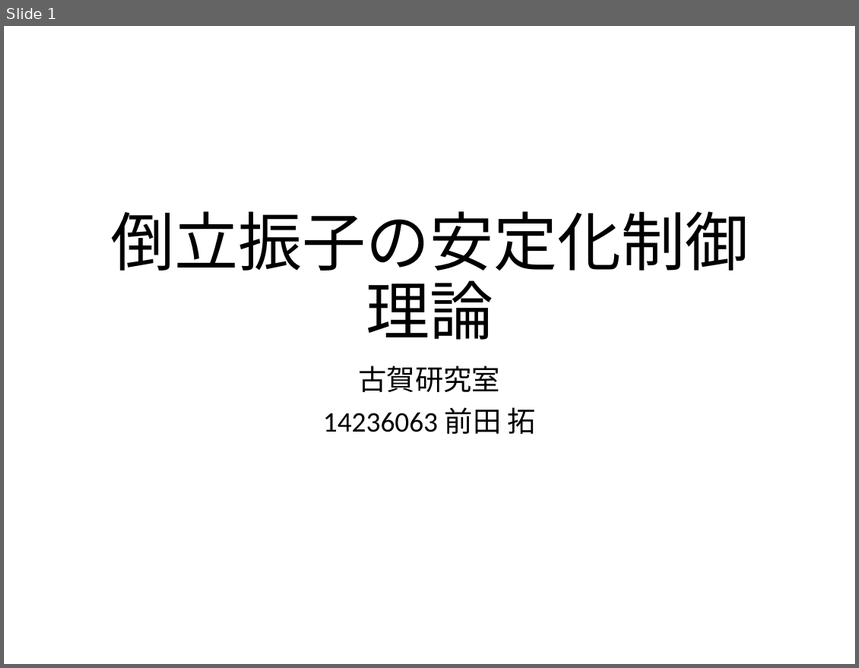
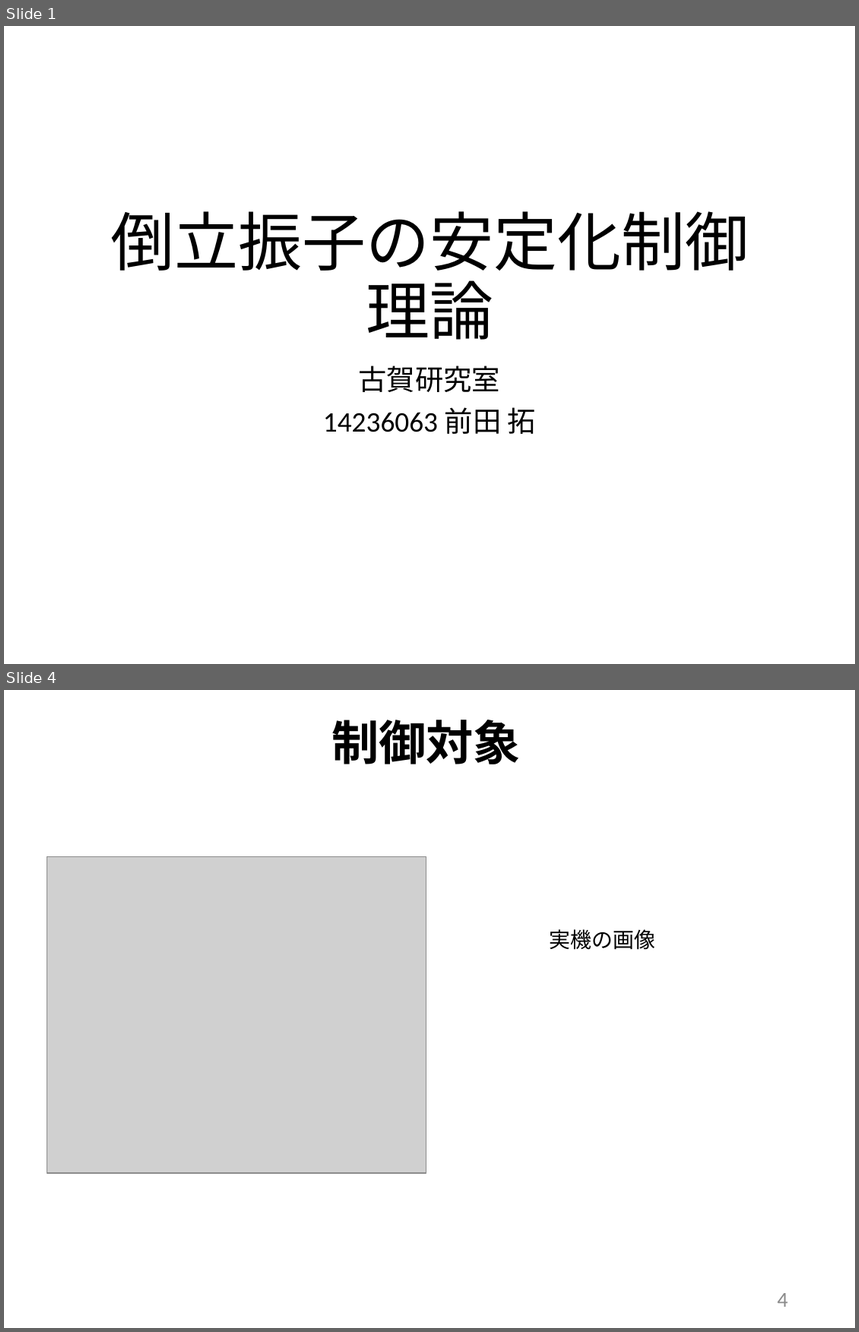
Before and after one commit to arabian9ts/Pendulum, a slide deck: presenntation/pendulum_theory.pptx. Shown one above the other, each under a label of ours: slide 1 before the commit, slides 1 and 4 after it; the slides between them are not shown. The pictures are 859x668 and 859x1332 pixels, drawn with LibreOffice and Linux fonts; fonts in the diff are those of the drawing; grey boxes stand for pictures. Boxes give left, top, right and bottom in pixels: in the first picture for what was removed or moved away, otherwise in the second. Text is boxed around its words. In the diff, an @@ line names an element or a change of style, - is before the commit and + after.

```diff
--- a/presenntation/pendulum_theory.pptx
+++ b/presenntation/pendulum_theory.pptx
@@ slide 4 added at (4,690,855,1328), background #FFFFFF @@
@@ title added at (332,720,521,764), 40 pt, text #000000, bold @@
+制御対象
@@ picture added at (47,857,425,1173) @@
@@ text added at (550,929,656,950), 18 pt, text #000000 @@
+実機の画像
@@ page number added at (778,1293,788,1307), 18 pt, text #8C8C8C @@
+4
```
Also in this commit, not shown: 1 slide changed, 17 other slides added, 1 slide removed.
